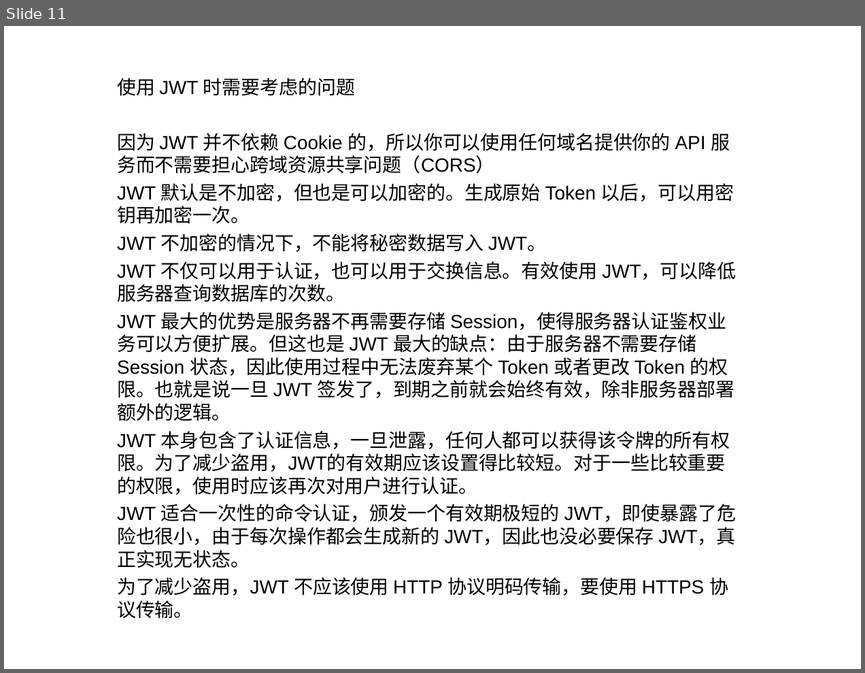
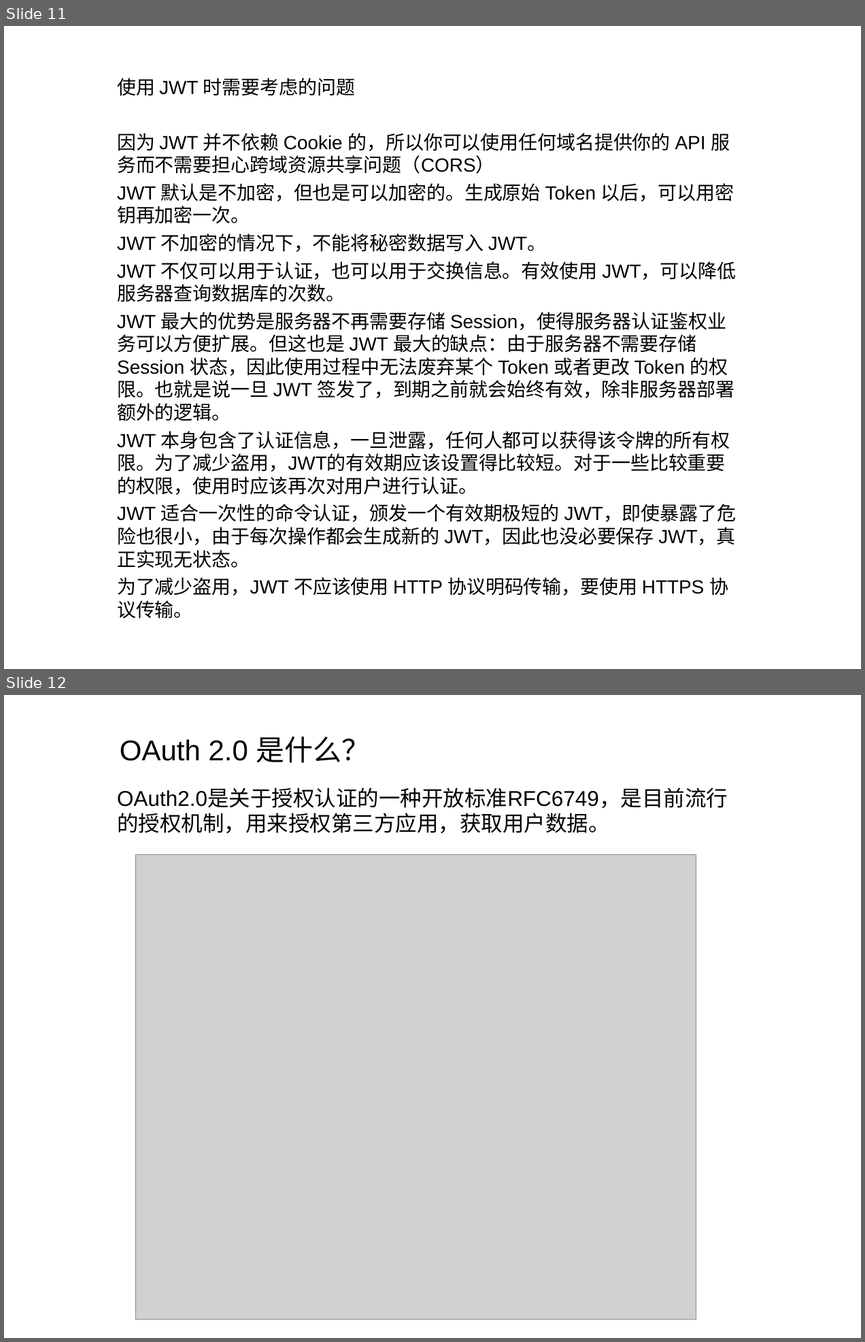
Before and after one commit to liyongjava36/oauth, a slide deck: 123.ppt. Shown one above the other, each under a label of ours: slide 11 before the commit, slides 11 and 12 after it. The pictures are 865x673 and 865x1342 pixels, drawn with LibreOffice and Linux fonts; fonts in the diff are those of the drawing; grey boxes stand for pictures. Boxes give left, top, right and bottom in pixels: in the first picture for what was removed or moved away, otherwise in the second. Text is boxed around its words. In the diff, an @@ line names an element or a change of style, - is before the commit and + after.

```diff
--- a/123.ppt
+++ b/123.ppt
@@ slide 12 added at (4,695,861,1338), background #FFFFFF @@
@@ title added at (120,736,371,763), 24 pt, text #000000 @@
+OAuth 2.0 是什么？
@@ subtitle added at (117,788,728,833), 18 pt, text #000000 @@
+OAuth2.0是关于授权认证的一种开放标准RFC6749，是目前流行的授权机制，用来授权第三方应用，获取用户数据。
@@ picture added at (135,854,696,1320) @@
```
Also in this commit, not shown: 2 other slides added, 1 slide removed.
